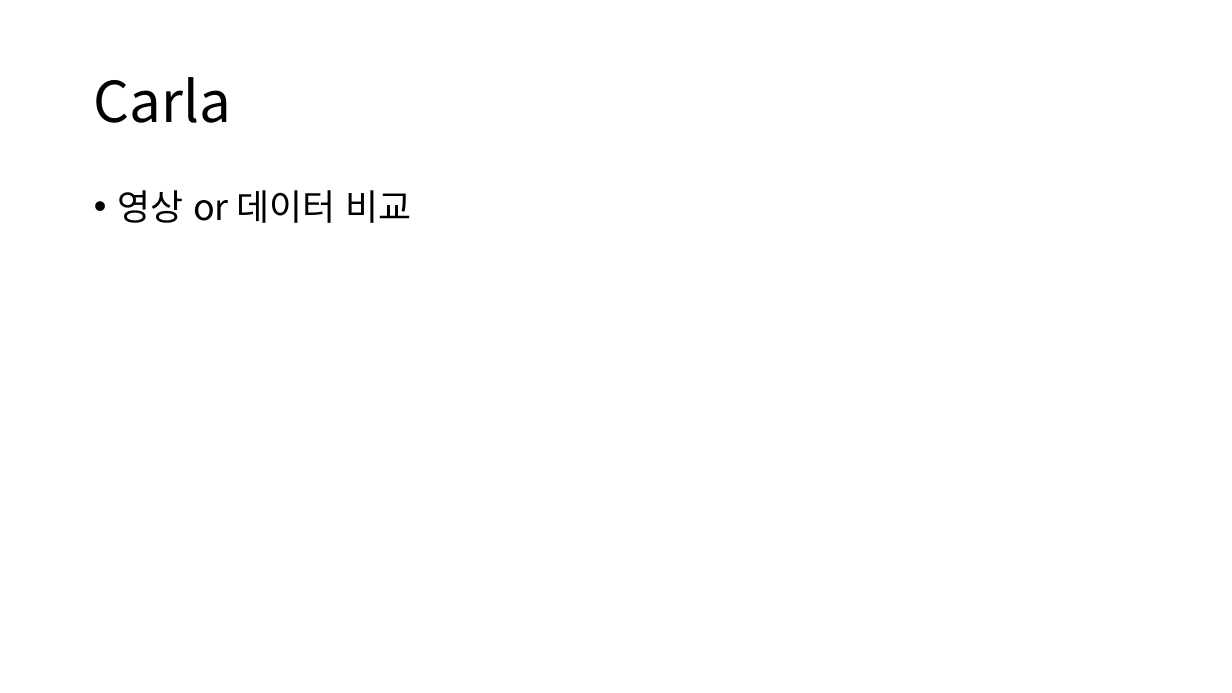
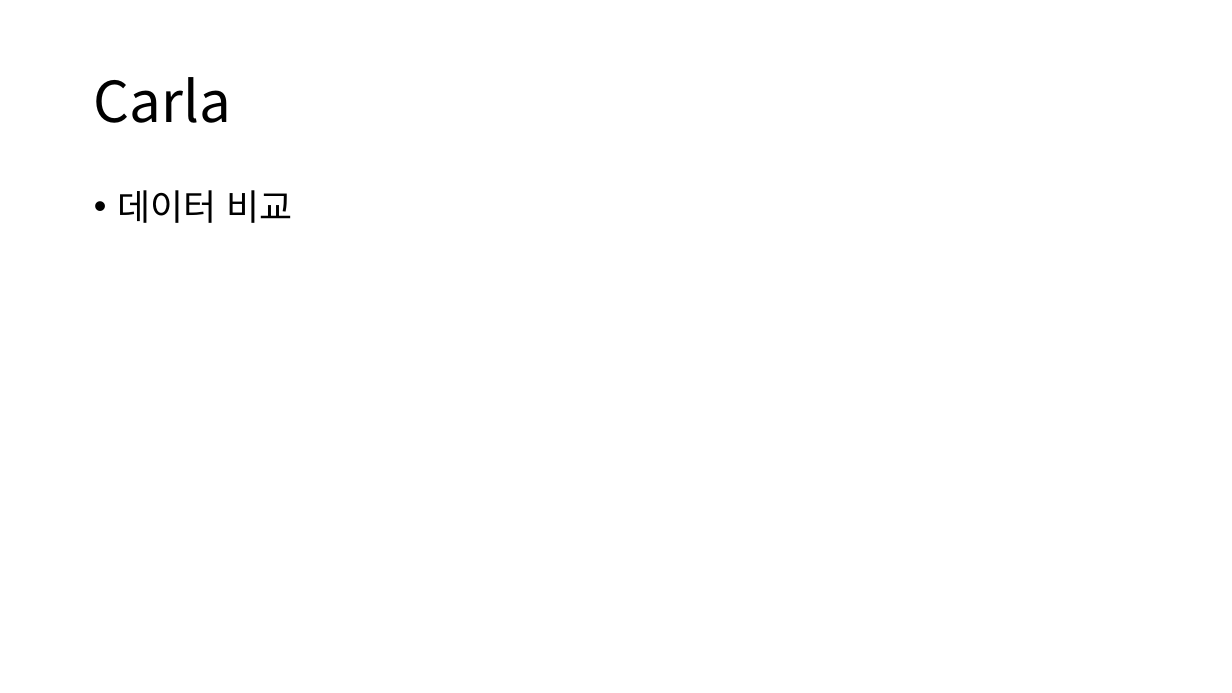
Before and after one commit to Changseok-Oh29/Eclipse_Hackathon_RSD, a slide deck: slide 10 of docs/Eclipse Hackathon - RSD.pptx. Drawn at 1232x693 pixels with LibreOffice and Linux fonts; fonts in the diff are those of the drawing. Boxes give left, top, right and bottom in pixels: in the first picture for what was removed or moved away, otherwise in the second. Text is boxed around its words. In the diff, an @@ line names an element or a change of style, - is before the commit and + after.

```diff
--- a/docs/Eclipse Hackathon - RSD.pptx
+++ b/docs/Eclipse Hackathon - RSD.pptx
@@ text at (x1=117, y1=190, x2=292, y2=223): text changed @@
-• 영상 or 데이터 비교
+• 데이터 비교
```
Also in this commit, not shown: 3 other slides changed, 2 slides added, 2 slides removed, 1 other file.
